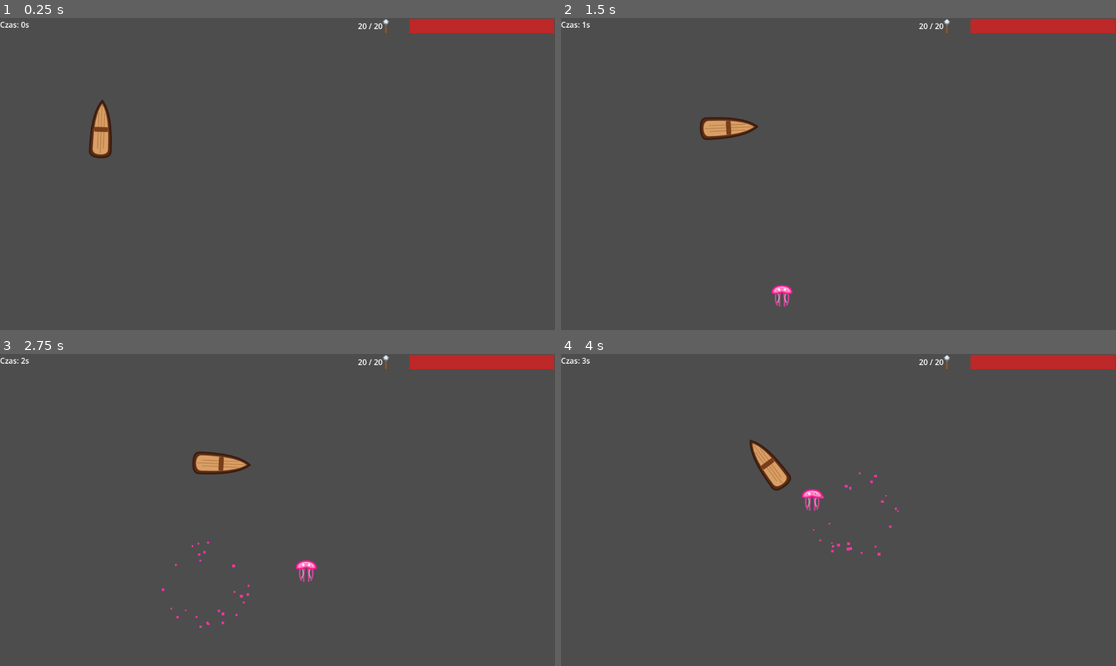
Above: before the commit, frames 1-4 (two rows, left to right).
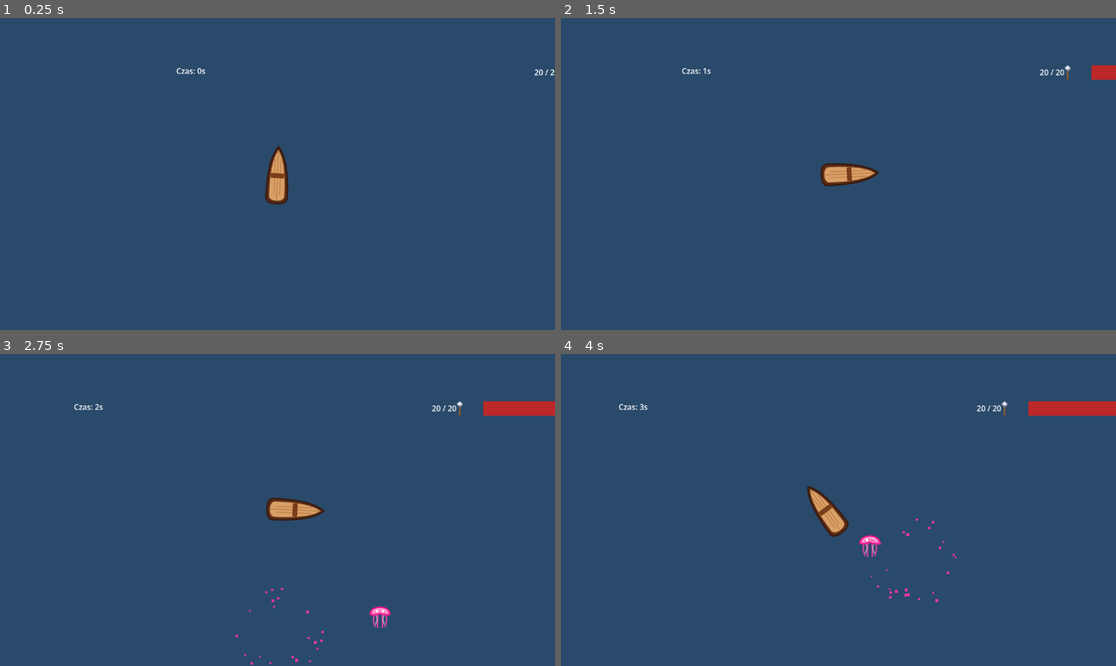
Above: after the commit, the same moments.

Repository: stap1/SCIM
Game: Godot game, scene res://scenes/Main.tscn
Same seed, same stepped clock (60 frames per second), same inputs: the game is played once before the commit and once after it.
Inputs (mouse positions are in pixels of both pictures, inside the frame that each line leads up to):
- Up to frame 1 (0.25 s): no input
- Up to frame 2 (1.5 s): tap Enter at 0.5 s; move the mouse to (960, 158) at 0.52 s; hold Right 0.53-1.25 s; hold Shift 0.53-1.25 s; click (960, 158) at 0.67 s; drag from (727, 189) to (788, 308) at 1.27 s
- Up to frame 3 (2.75 s): move the mouse to (333, 441) at 2.02 s; hold Right from 2.03 s (still down); tap Ctrl at 2.1 s; click (333, 441) at 2.17 s
- Up to frame 4 (4 s): release Right at 2.75 s; drag from (810, 572) to (672, 463) at 2.77 s; move the mouse to (1005, 556) at 3.52 s; hold Left from 3.53 s (still down); tap Alt at 3.6 s; click (1005, 556) at 3.67 s

The runs differ from the first frame. In frame 1, 100% of the frame differs, in the area x 0-100%, y 0-100%; in frame 2, 100%; in frame 3, 100%; in frame 4, 100%.

Commit message:
Krok 4: kamera sledzaca + tlo wody
- boat.tscn: Camera2D enabled=true (naprawa regresji wylaczonej kamery),
  position_smoothing_enabled=true, position_smoothing_speed=5.0
- Main.tscn: tlo WaterBackground (ColorRect #2a4a6b, 2000x2000, wysrodkowane)
  jako pierwsze dziecko + z_index=-100 (lodz renderuje sie nad tlem)
- test/test_camera.gd: Camera2D istnieje, enabled==true, smoothing==true
  (test regresji wylaczonej kamery)

22/22 testow GUT zielonych.

Co-Authored-By: Claude Opus 4.8 <noreply@anthropic.com>

Diff:
--- a/scenes/Main.tscn
+++ b/scenes/Main.tscn
@@ -13,6 +13,15 @@
 [node name="Main" type="Node2D" unique_id=1150465566]
 position = Vector2(210, 228)
 script = ExtResource("1_elqb8")
+
+[node name="WaterBackground" type="ColorRect" parent="."]
+z_index = -100
+offset_left = -1000.0
+offset_top = -1000.0
+offset_right = 1000.0
+offset_bottom = 1000.0
+color = Color(0.16470589, 0.2901961, 0.41960785, 1)
+mouse_filter = 2
 
 [node name="Timer" type="Timer" parent="." unique_id=840186147]
 autostart = true
--- a/scenes/player/boat.tscn
+++ b/scenes/player/boat.tscn
@@ -18,8 +18,9 @@
 shape = SubResource("CircleShape2D_webh6")
 
 [node name="Camera2D" type="Camera2D" parent="." unique_id=1395656772]
-visible = false
-enabled = false
+enabled = true
+position_smoothing_enabled = true
+position_smoothing_speed = 5.0
 
 [node name="WeaponTimer" type="Timer" parent="." unique_id=1529080301]
 wait_time = 1.5
--- /dev/null
+++ b/test/test_camera.gd
@@ -0,0 +1,25 @@
+extends GutTest
+
+# KROK 4 (Prompt 4): kamera sledzaca lodz.
+# REGRESJA: Camera2D MUSI miec enabled=true - wczesniejszy blad projektu
+# polegal na wylaczonej kamerze dajacej statyczny ekran. Nie powtarzac.
+
+const BoatScene := preload("res://scenes/player/boat.tscn")
+
+func test_boat_has_camera() -> void:
+	var boat = BoatScene.instantiate()
+	var cam := boat.get_node_or_null("Camera2D")
+	assert_not_null(cam, "Boat musi miec dziecko Camera2D")
+	boat.free()
+
+func test_camera_enabled() -> void:
+	var boat = BoatScene.instantiate()
+	var cam: Camera2D = boat.get_node_or_null("Camera2D")
+	assert_true(cam.enabled, "Camera2D.enabled musi byc true (inaczej statyczny ekran)")
+	boat.free()
+
+func test_camera_position_smoothing_enabled() -> void:
+	var boat = BoatScene.instantiate()
+	var cam: Camera2D = boat.get_node_or_null("Camera2D")
+	assert_true(cam.position_smoothing_enabled, "position_smoothing_enabled musi byc true")
+	boat.free()
Not shown, added: test/test_camera.gd.uid
